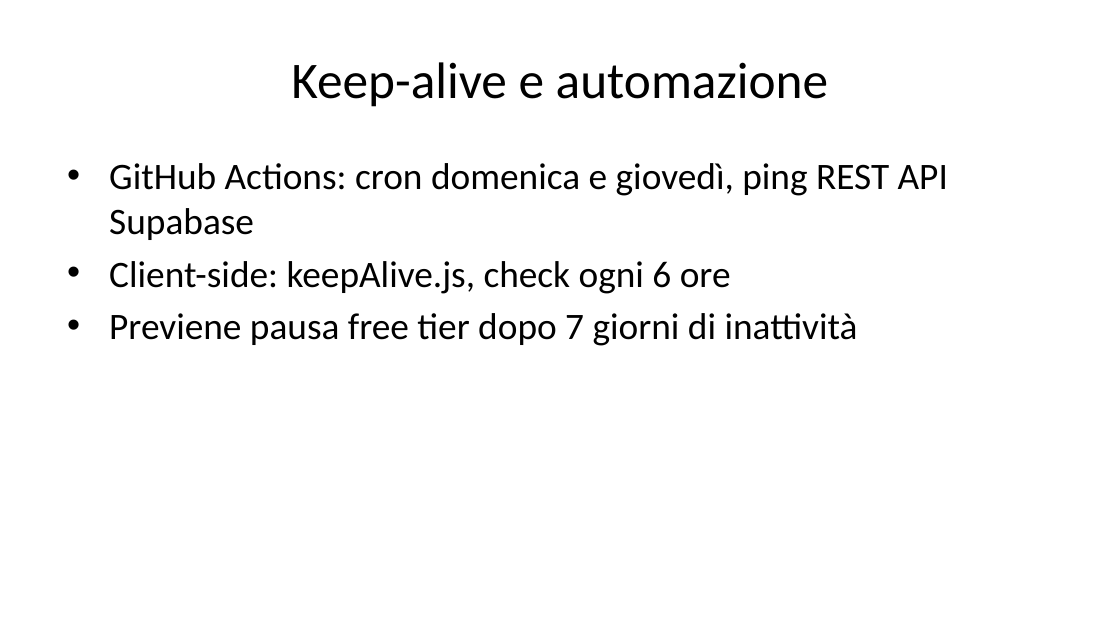
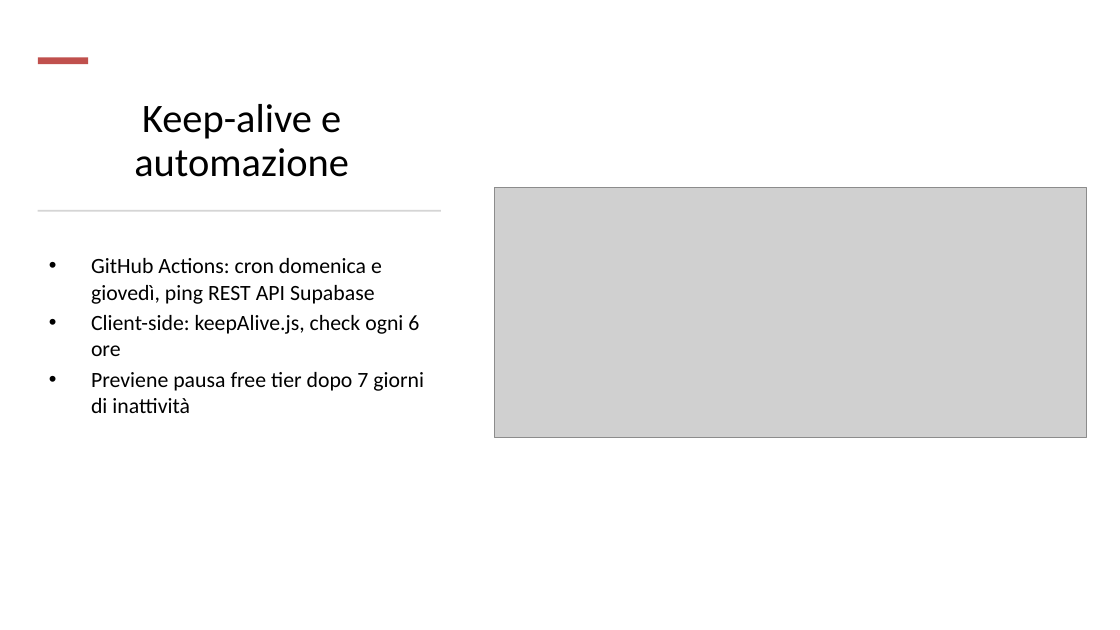
Before and after one commit to vgrazian/MediTrace, a slide deck: slide 14 of docs/presentation/medi-trace-editable.pptx (slide 22 before the commit). Drawn at 1120x630 pixels with LibreOffice and Linux fonts; fonts in the diff are those of the drawing; grey boxes stand for pictures. Boxes give left, top, right and bottom in pixels: in the first picture for what was removed or moved away, otherwise in the second. Text is boxed around its words. In the diff, an @@ line names an element or a change of style, - is before the commit and + after.

```diff
--- a/docs/presentation/medi-trace-editable.pptx
+++ b/docs/presentation/medi-trace-editable.pptx
@@ rectangle added at [38, 58, 88, 64], fill #C0504D @@
@@ title "Keep-alive e automazione": place and size @@
-title "Keep-alive e automazione" at [291, 62, 828, 107]
+title "Keep-alive e automazione" at [134, 104, 349, 177]
@@ title "Keep-alive e automazione" at [134, 104, 349, 177]: size 33 to 26 pt; line spacing 1 to 0.9; vertical alignment middle to bottom @@
@@ rectangle added at [38, 209, 441, 211], fill #D5D5D5 @@
@@ picture added at [495, 187, 1086, 437] @@
@@ text "GitHub Actions: cron domenica e ...": place and size @@
-text "GitHub Actions: cron domenica e ..." at [109, 163, 948, 346]
+text "GitHub Actions: cron domenica e ..." at [91, 258, 424, 413]
@@ text "GitHub Actions: cron domenica e ..." at [91, 258, 424, 413]: size 24 to 14 pt; less space between paragraphs @@
```
Also in this commit, not shown: 15 other slides changed, 1 slide added, 10 slides removed, 27 other files.
